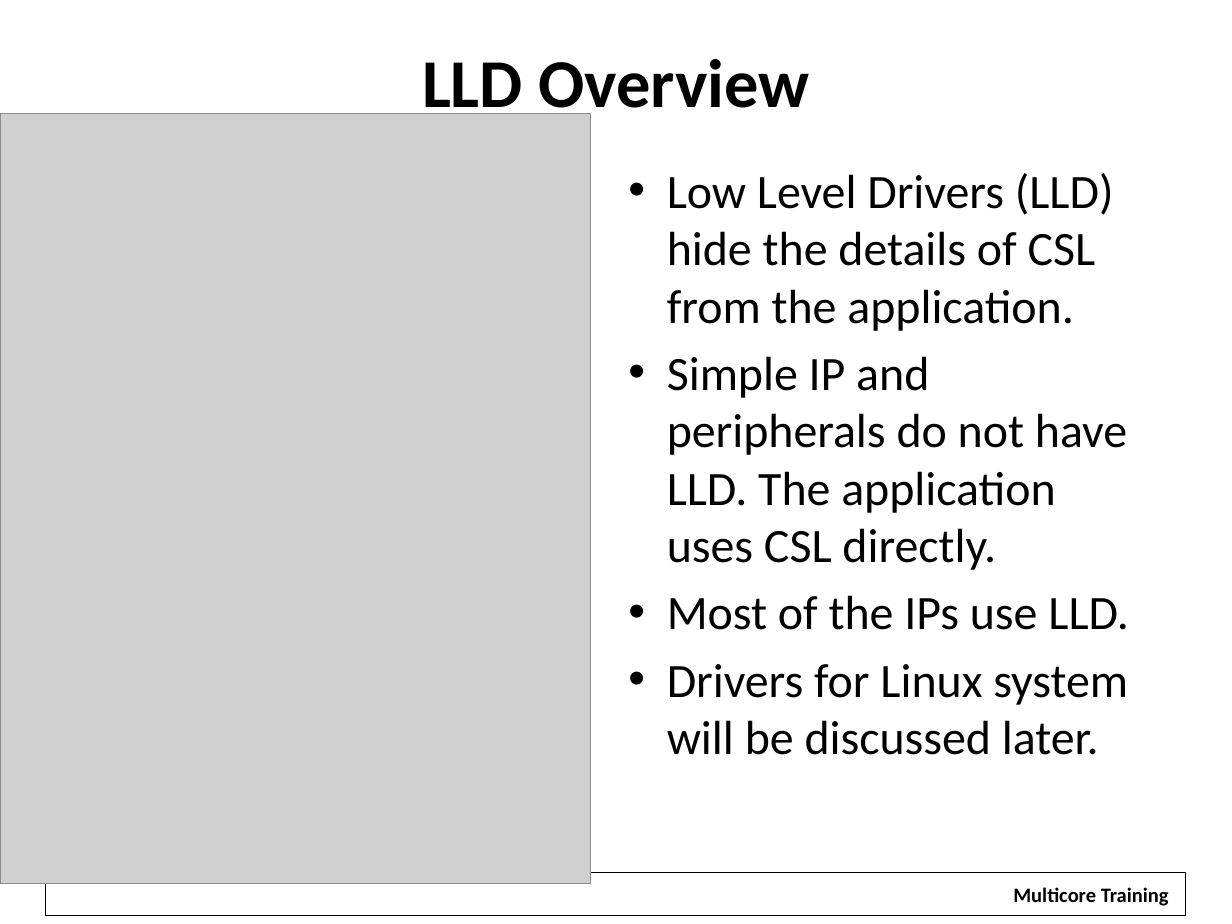
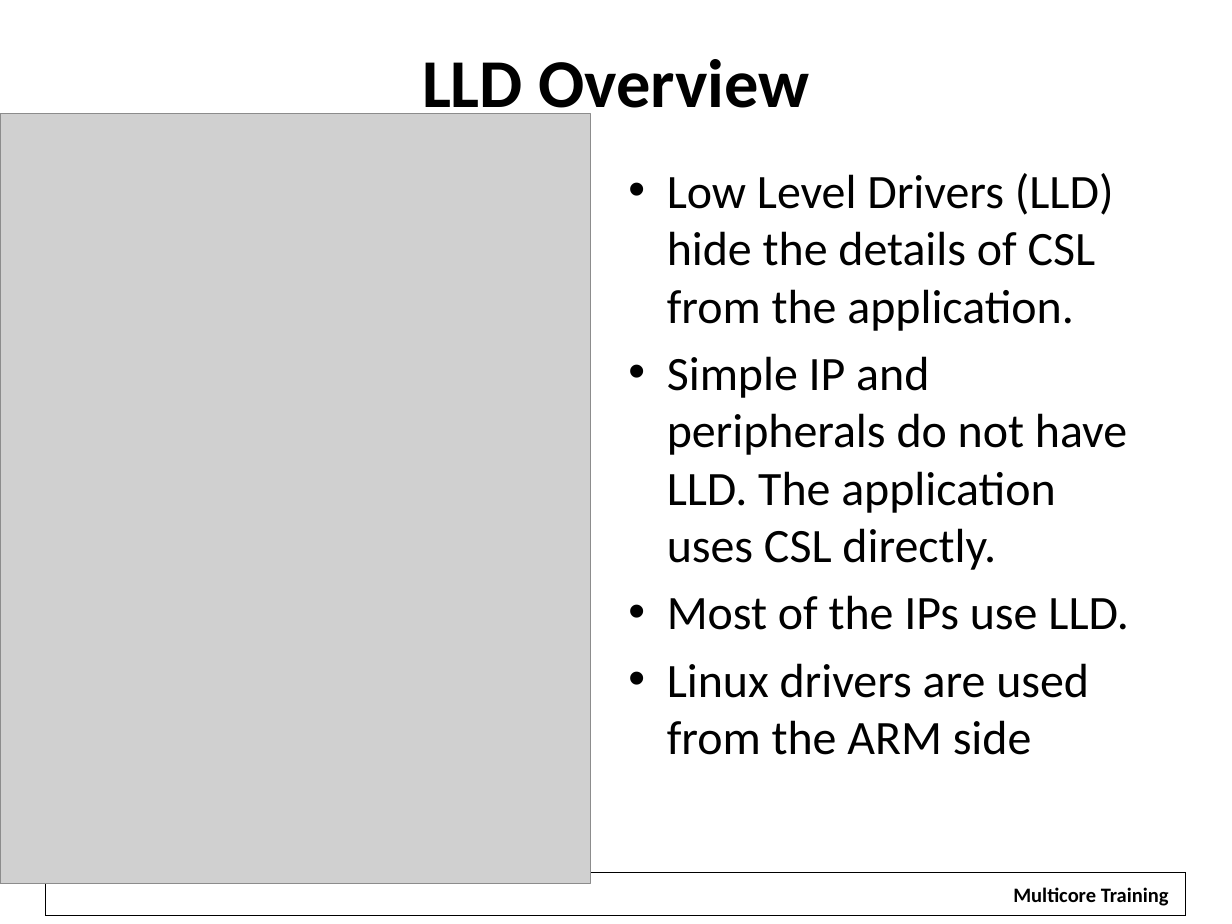
Before and after one commit to hari1989/keystone-workshop, a slide deck: slide 6 of preliminary/Working/presentations/KeyStoneArmDspWorkingTogether.pptx. Drawn at 1232x924 pixels with LibreOffice and Linux fonts; fonts in the diff are those of the drawing; grey boxes stand for pictures; background and template pictures are left out. Boxes give left, top, right and bottom in pixels: in the first picture for what was removed or moved away, otherwise in the second. Text is boxed around its words. In the diff, an @@ line names an element or a change of style, - is before the commit and + after.

```diff
--- a/preliminary/Working/presentations/KeyStoneArmDspWorkingTogether.pptx
+++ b/preliminary/Working/presentations/KeyStoneArmDspWorkingTogether.pptx
@@ text at (667,663,1089,755): text changed @@
-• Drivers for Linux system will be discussed later.
+• Linux drivers are used from the ARM side
```
Also in this commit, not shown: 20 other slides changed, 8 slides added, 2 slides removed.
